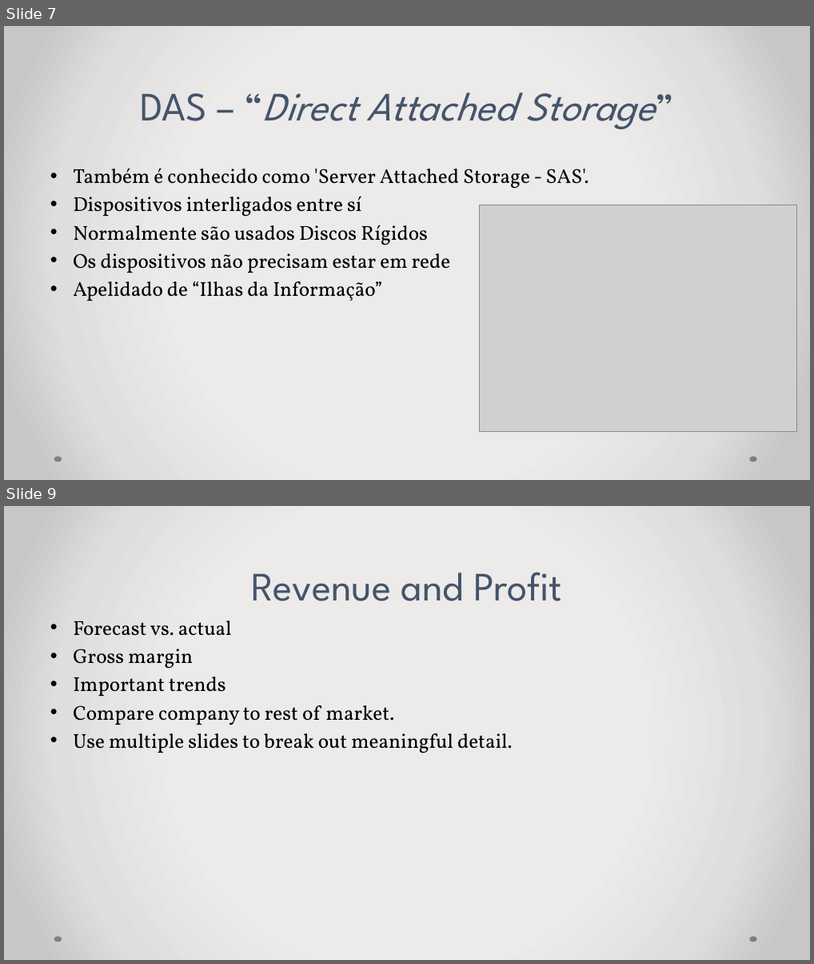
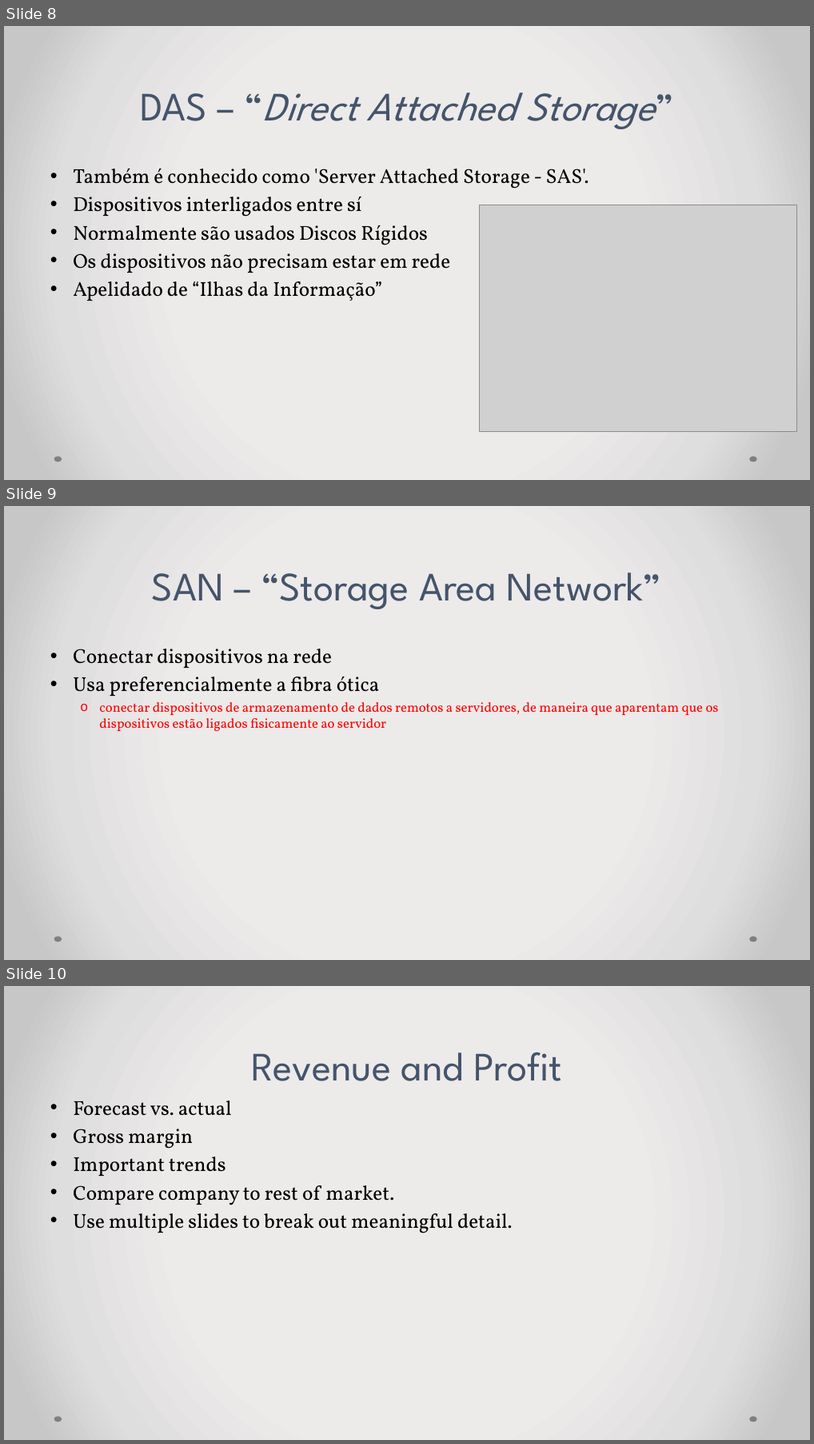
Before and after one commit to IHMHR/Arquitetura-de-Computadores, a slide deck: ApresentacaoArmazenamento.pptx. Shown one above the other, each under a label of ours: slides 7 and 9 before the commit, slides 8, 9 and 10 after it; the slides between them are not shown. The pictures are 814x964 and 814x1444 pixels, drawn with LibreOffice and Linux fonts; fonts in the diff are those of the drawing; grey boxes stand for pictures. Boxes give left, top, right and bottom in pixels: in the first picture for what was removed or moved away, otherwise in the second. Text is boxed around its words. In the diff, an @@ line names an element or a change of style, - is before the commit and + after.

```diff
--- a/ApresentacaoArmazenamento.pptx
+++ b/ApresentacaoArmazenamento.pptx
@@ slide 9 added at box(4, 506, 810, 960), background gradient #EDEBEB to #E0DEDE to #C9C7C7; not listed: 2 template elements that a slide beside it also shows @@
@@ title added at box(152, 572, 662, 609), 48 pt, text #44546A @@
+SAN – “Storage Area Network”
@@ text added at box(73, 648, 719, 731), 16 pt, text #FF0000 @@
+• Conectar dispositivos na rede
+• Usa preferencialmente a fibra ótica
+  o conectar dispositivos de armazenamento de dados remotos a servidores, de maneira que aparentam que os dispositivos estão ligados fisicamente ao servidor
@@ what was slide 7 is now slide 8 @@
@@ what was slide 9 is now slide 10 @@
```
Also in this commit, not shown: 4 other slides added, 6 slides removed, 6 other files.
